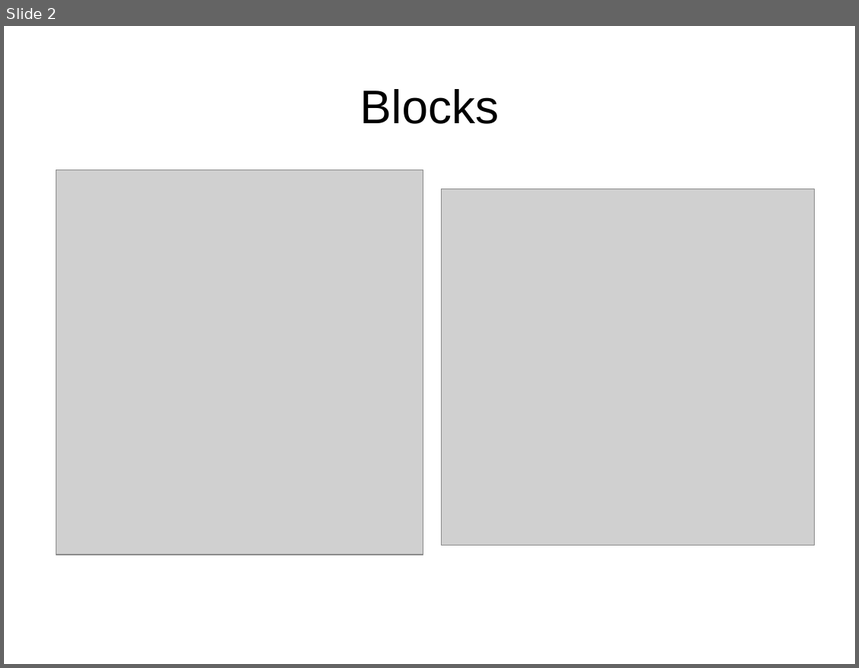
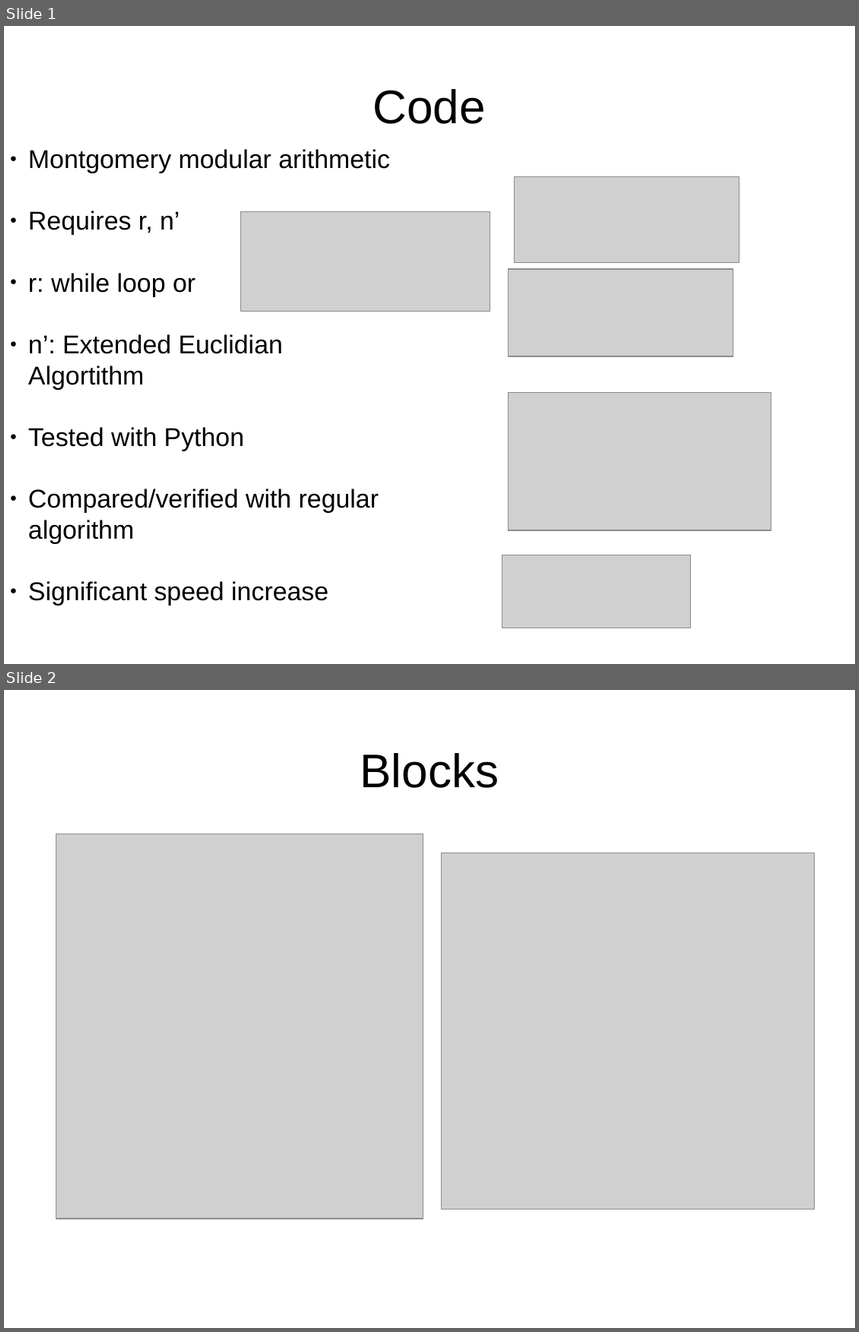
Before and after one commit to andernil/DD1_project, a slide deck: Presentation/presentasjon.odp. Shown one above the other, each under a label of ours: slide 2 before the commit, slides 1 and 2 after it. The pictures are 859x668 and 859x1332 pixels, drawn with LibreOffice and Linux fonts; fonts in the diff are those of the drawing; grey boxes stand for pictures. Boxes give left, top, right and bottom in pixels: in the first picture for what was removed or moved away, otherwise in the second. Text is boxed around its words. In the diff, an @@ line names an element or a change of style, - is before the commit and + after.

```diff
--- a/Presentation/presentasjon.odp
+++ b/Presentation/presentasjon.odp
@@ slide 1 added at (4, 26, 855, 664), background #FFFFFF @@
@@ title added at (373, 89, 486, 124), 44 pt, text #000000 @@
+Code
@@ subtitle added at (28, 149, 390, 606), 24 pt, text #000000 @@
+● Montgomery modular arithmetic
+● Requires r, n’
+● r: while loop or
+● n’: Extended Euclidian Algortithm
+● Tested with Python
+● Compared/verified with regular algorithm
+● Significant speed increase
@@ picture added at (515, 176, 740, 263) @@
@@ picture added at (241, 212, 490, 312) @@
@@ picture added at (509, 269, 734, 357) @@
@@ picture added at (509, 393, 772, 531) @@
@@ picture added at (503, 555, 692, 629) @@
```
Also in this commit, not shown: 1 slide changed, 1 slide removed.
